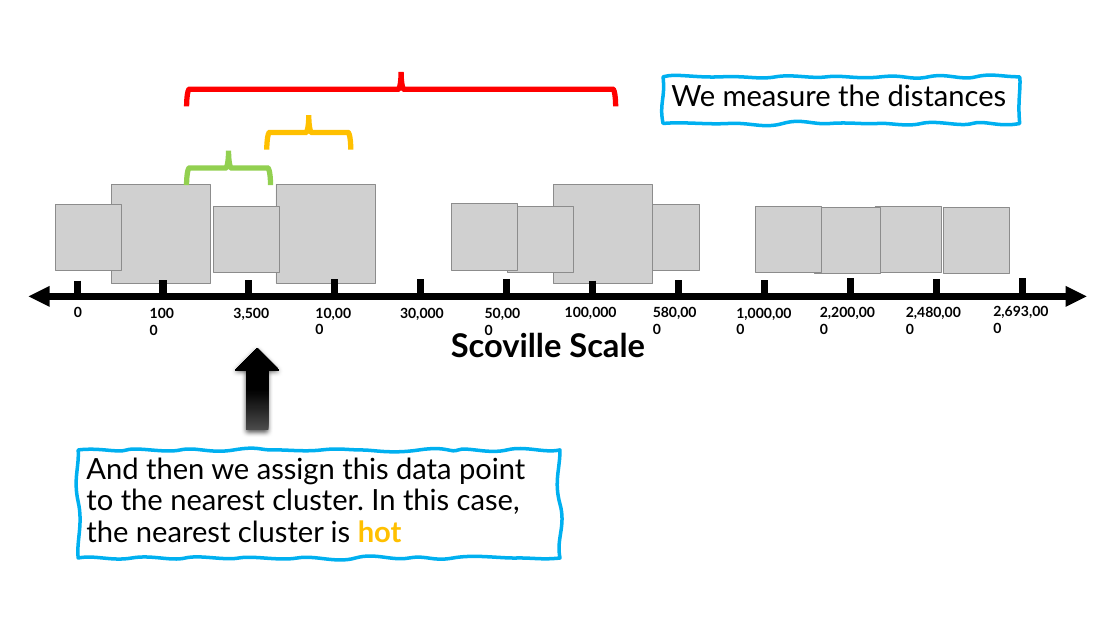
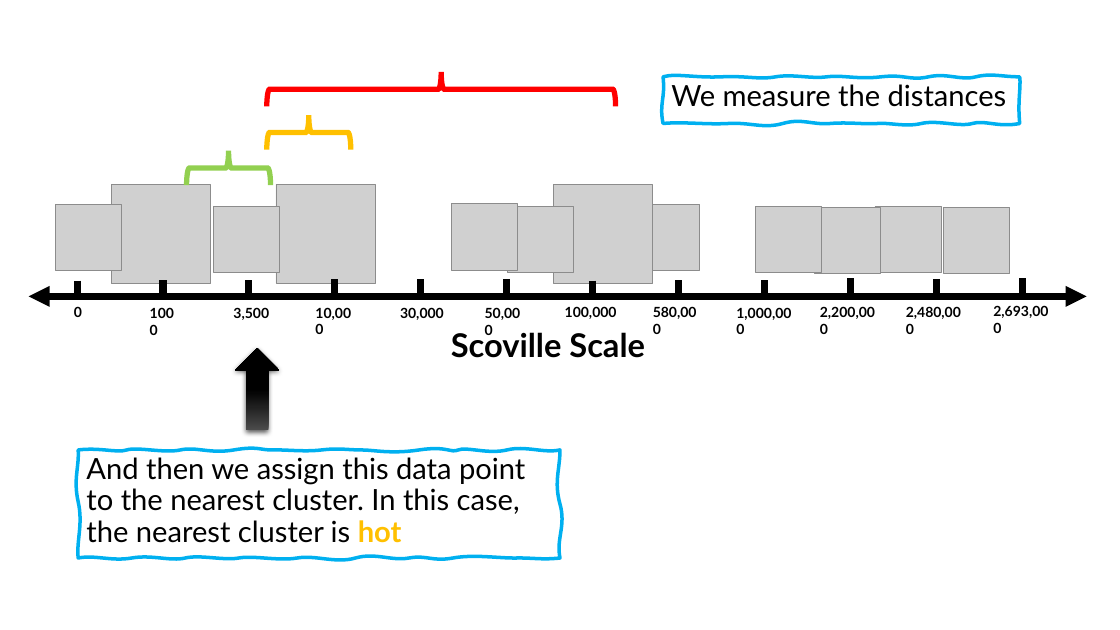
Before and after one commit to robitussin/CCADMACL, a slide deck: slide 19 of 4 - K-Means Algorithm/K-Means Clustering (new).pptx. Drawn at 1120x630 pixels with LibreOffice and Linux fonts; fonts in the diff are those of the drawing; grey boxes stand for pictures. Boxes give left, top, right and bottom in pixels: in the first picture for what was removed or moved away, otherwise in the second. Text is boxed around its words. In the diff, an @@ line names an element or a change of style, - is before the commit and + after.

```diff
--- a/4 - K-Means Algorithm/K-Means Clustering (new).pptx
+++ b/4 - K-Means Algorithm/K-Means Clustering (new).pptx
@@ right brace: place and size @@
-right brace at [187,72,616,107]
+right brace at [267,72,616,107]
```
Also in this commit, not shown: 19 other slides changed.
